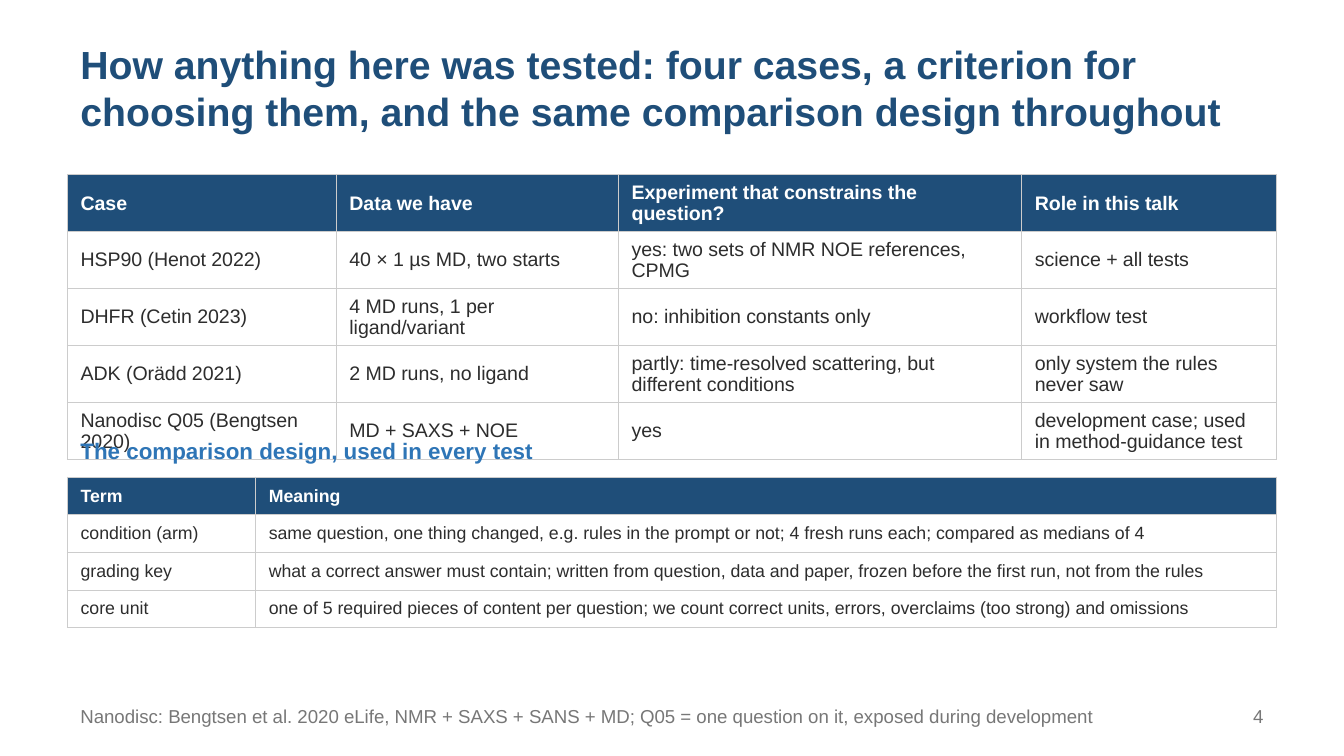
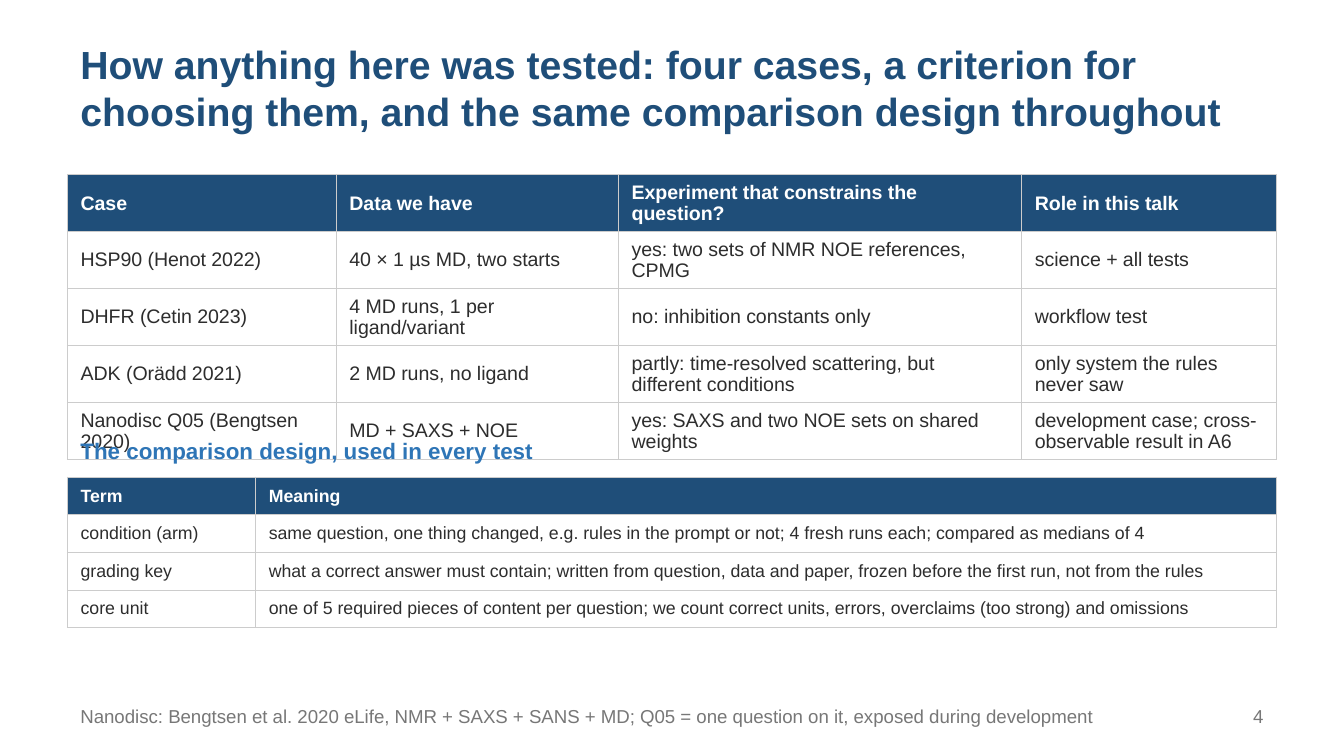
Before and after one commit to alex051107/dynamics-atlas-harness, a slide deck: slide 4 of review/rules-agent-study-20260909/development-results/SOOJUNG_DISCUSSION_20260910_EN.pptx. Drawn at 1344x756 pixels with LibreOffice and Linux fonts; fonts in the diff are those of the drawing. Boxes give left, top, right and bottom in pixels: in the first picture for what was removed or moved away, otherwise in the second. Text is boxed around its words. In the diff, an @@ line names an element or a change of style, - is before the commit and + after.

```diff
--- a/review/rules-agent-study-20260909/development-results/SOOJUNG_DISCUSSION_20260910_EN.pptx
+++ b/review/rules-agent-study-20260909/development-results/SOOJUNG_DISCUSSION_20260910_EN.pptx
@@ table at (67, 175, 1277, 457) @@
-row 5, column 3: yes
+row 5, column 3: yes: SAXS and two NOE sets on shared weights
-row 5, column 4: development case; used in method-guidance test
+row 5, column 4: development case; cross-observable result in A6
```
Also in this commit, not shown: 13 other slides changed, 2 slides added, 1 slide removed, 8 other files.
